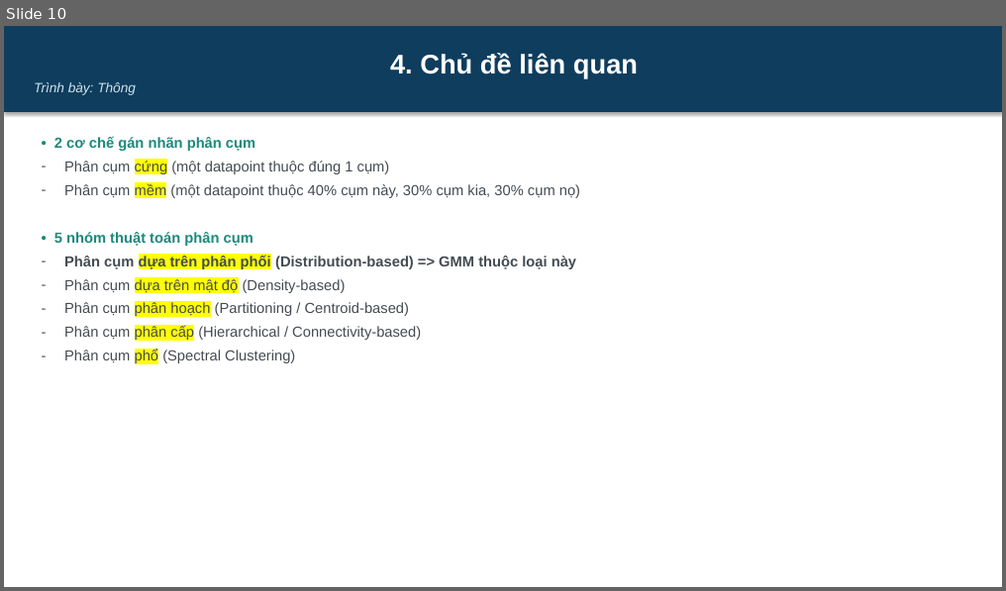
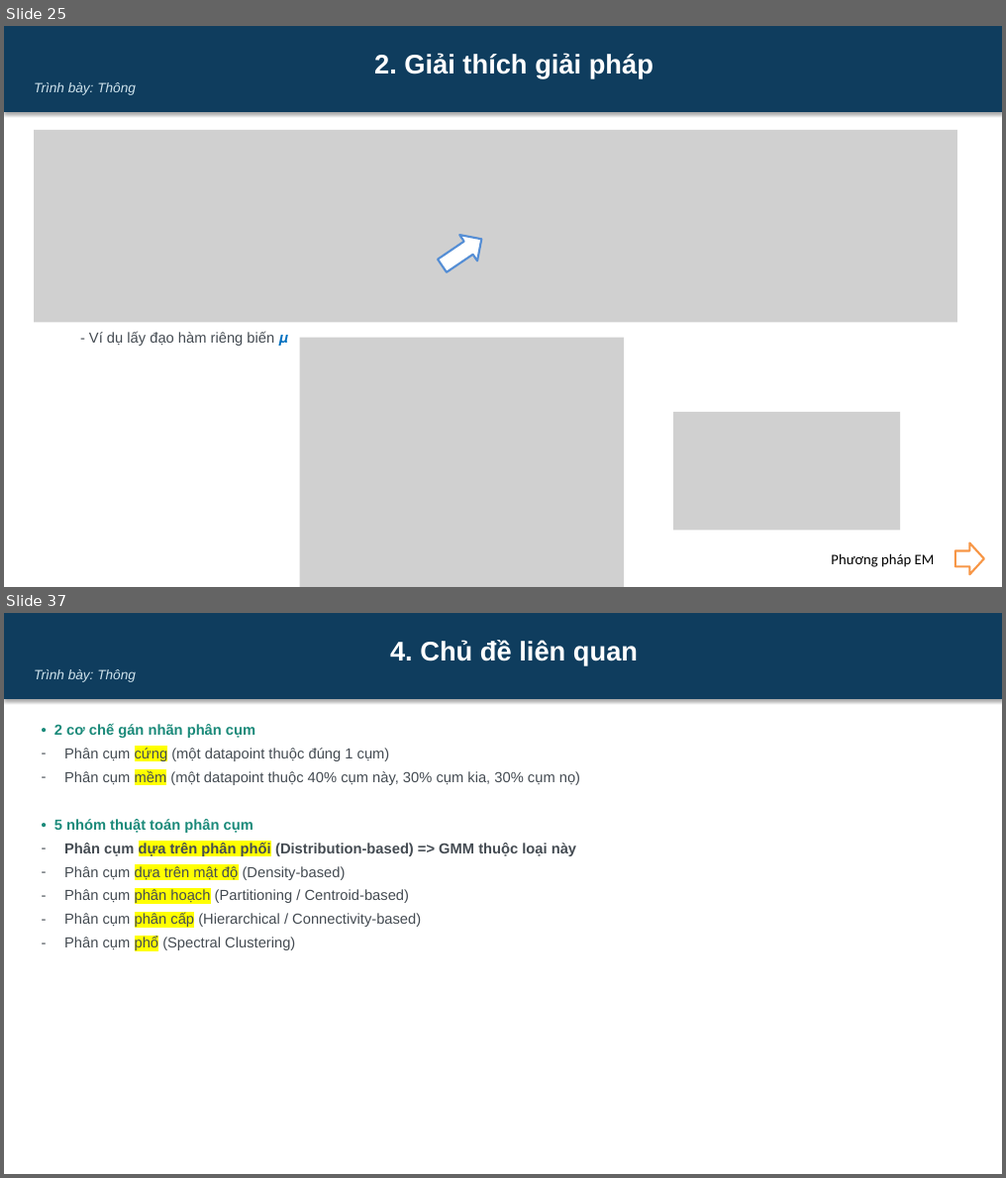
Before and after one commit to dinhdatthong1809/gaussian-mixture-model, a slide deck: Slide.pptx. Shown one above the other, each under a label of ours: slide 10 before the commit, slides 25 and 37 after it; the slides between them are not shown. The pictures are 1006x591 and 1006x1178 pixels, drawn with LibreOffice and Linux fonts; fonts in the diff are those of the drawing; grey boxes stand for pictures. Boxes give left, top, right and bottom in pixels: in the first picture for what was removed or moved away, otherwise in the second. Text is boxed around its words. In the diff, an @@ line names an element or a change of style, - is before the commit and + after.

```diff
--- a/Slide.pptx
+++ b/Slide.pptx
@@ slide 25 added at bbox=[4, 26, 1002, 587], background #FFFFFF @@
@@ rectangle added at bbox=[4, 26, 1002, 112], fill #0F3D5E, 26 pt, text #FFFFFF, bold @@
+2. Giải thích giải pháp
+Trình bày: Thông
@@ picture added at bbox=[34, 130, 957, 322] @@
@@ picture added at bbox=[84, 187, 319, 236] @@
@@ picture added at bbox=[449, 183, 732, 240] @@
@@ right arrow added at bbox=[434, 226, 491, 279], fill #FFFFFF, outline #558ED5 2 pt @@
@@ text added at bbox=[89, 331, 288, 346], 14 pt, text #444B52 @@
+- Ví dụ lấy đạo hàm riêng biến 𝝁
@@ picture added at bbox=[300, 338, 624, 587] @@
@@ picture added at bbox=[673, 412, 900, 531] @@
@@ text added at bbox=[831, 554, 935, 568], 14 pt, text #000000 @@
+Phương pháp EM
@@ right arrow added at bbox=[955, 544, 984, 574], fill #FFFFFF, outline #F79646 2 pt @@
@@ what was slide 10 is now slide 37 @@
```
Also in this commit, not shown: 8 slides changed, 28 other slides added, 4 slides removed.
